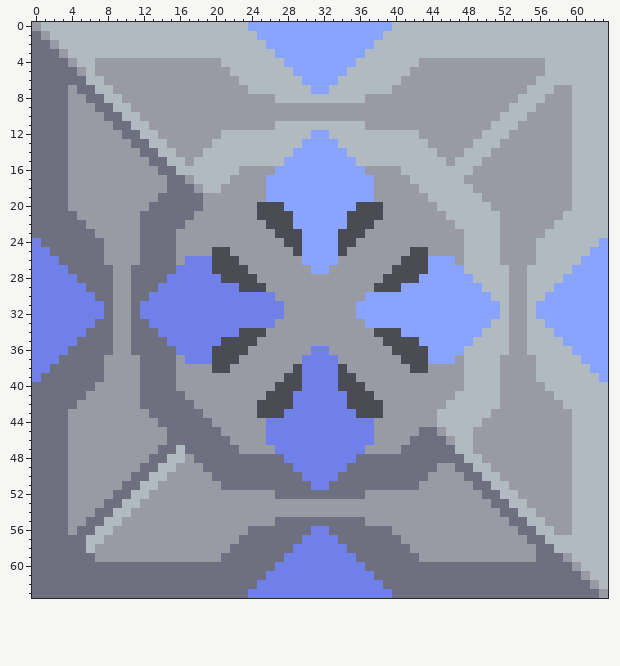
Pixel-art sprite -- sprites/blocks/production/advanced-vanilla/advanced-cryofluid-mixer.png. Above: the version before the commit.
The file is 64x64 pixels.
Once edited:
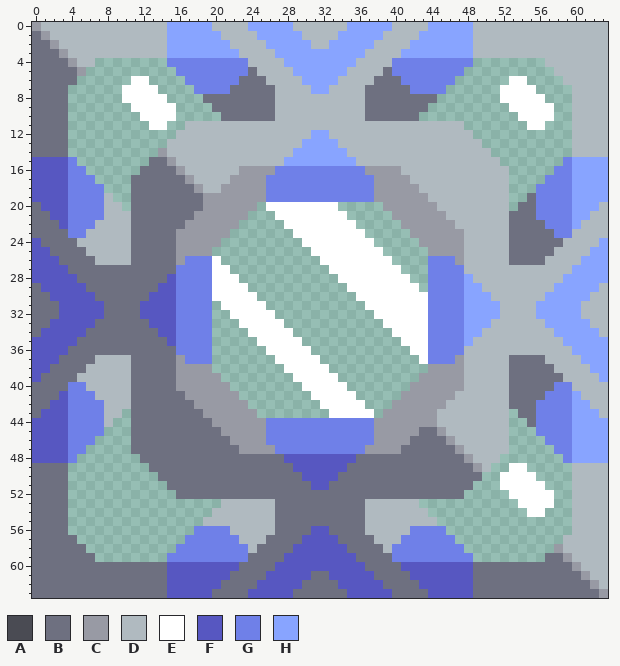
Palette (. is transparent): A #4a4b53  B #6e7080  C #989aa4  D #b0bac0  E #ffffff  F #5757c1  G #6f80e8  H #88a4ff
Edits made:
Changed rows in their new state; - is an unchanged pixel.
first column x 0:
 0 ---------------HHHHH---------DDDDDD---------HHHHH---------------
 1 ---------------HHHHHH---------DDDD---------HHHHHH---------------
 2 ---------------HHHHHHH---------DD---------HHHHHHH---------------
 3 ---------------HHHHHHHH------------------HHHHHHHH---------------
 4 -------........GGGGGGGGG----------------GGGGGGGGG........-------
 5 ------..........GGGGGGGGB--------------BGGGGGGGG..........------
 6 -----......EE....GGGGGGBBB------------BBBGGGGGG......EE....-----
 7 ----......EEEE....GGGGBBBBB----------BBBBBGGGG......EEEE....----
 8 ----......EEEEE....BBBBBBBB----------BBBBBBBB.......EEEEE...----
 9 ----.......EEEEE....BBBBBBBDDDDDDDDDDBBBBBBB.........EEEEE..----
10 ----........EEEE.....BBBBBBDDDDDDDDDDBBBBBB...........EEEE..----
11 ----.........EE..DDDDDDDDDD----------DDDDDDDDDDD.......EE...----
12 ----............DDDDD----------------------DDDDDD...........----
13 ----...........DDDDD------------------------DDDDD-..........----
14 ----..........C-DDD--------------------------DDD---.........----
15 FFFFG........--C-D----------------------------D---DD.......GHHHH
16 FFFFGG......BB--C----------GGGGGGGGGG------------DDDD.....GGHHHH
17 FFFFGGG....BBBB-----------GGGGGGGGGGGG----------DDDDD....GGGHHHH
18 FFFFGGGG...BBBB-----------GGGGGGGGGGGG-----------DDDD...GGGGHHHH
19 FFFFGGGGD..BBB------------GGGGGGGGGGGG------------DDD..BGGGGHHHH
20 -FFFGGGGDD.BB------------.EEEEEEEE.....------------DD.BBGGGGHHH-
21 --FFGGGGDDDB------------...EEEEEEEE.....------------DBBBGGGGHH--
22 ---FGGGDDDDB-----------.....EEEEEEEE.....-----------DBBBBGGGH---
23 ----GGDDDDDB----------.......EEEEEEEE.....----------DBBBBBGG----
24 F----DDDDDDB---------.........EEEEEEEE.....---------DBBBBBB-----
25 FF----DDDDDB--------...........EEEEEEEE.....--------DBBBBB------
26 FFF----DDDDB--------E...........EEEEEEEE....GGG-----DBBBB-------
27 FFFF-----BB---------EE...........EEEEEEEE...GGGG-----DD---------
28 FFFFF----BB----F----EEE...........EEEEEEEE..GGGG-----DD---------
29 BFFFFF---BB---FF----EEEE...........EEEEEEEE.GGGG-----DD--------D
30 BBFFFFF--BB--FFF----EEEEE...........EEEEEEEEGGGG-----DD-------DD
31 BBBFFFFF-BB-FFFF----.EEEEE...........EEEEEEEGGGG-----DD------DDD
32 BBBFFFFF-BB-FFFF----..EEEEE...........EEEEEEGGGG-----DD------DDD
33 BBFFFFF--BB--FFF----...EEEEE...........EEEEEGGGG-----DD-------DD
34 BFFFFF---BB---FF----....EEEEE...........EEEEGGGG-----DD--------D
35 FFFFF----BB----F----.....EEEEE...........EEEGGGG-----DD---------
36 FFFF-----BB---------......EEEEE...........EEGGGG-----DD---------
37 FFF----DDDDB--------.......EEEEE...........EGGG-----DBBBB-------
38 FF----DDDDDB--------........EEEEE...........--------DBBBBB------
39 F----DDDDDDB---------........EEEEE.........---------DBBBBBB-----
40 ----GGDDDDDB----------........EEEEE.......----------DBBBBBGG----
41 ---FGGGDDDDB-----------........EEEEE.....-----------DBBBBGGGH---
42 --FFGGGGDDDB------------........EEEEE...------------DBBBGGGGHH--
43 -FFFGGGGDD.BB------------........EEEEE.------------DD.BBGGGGHHH-
44 FFFFGGGGD..BBB------------------------------------DDD..BGGGGHHHH
45 FFFFGGGG...BBBB----------------------------------DDDD...GGGGHHHH
46 FFFFGGG....BBBB----------------------------------DDDD....GGGHHHH
47 FFFFGG.....BBB--B------------------------------C-DDDD.....GGHHHH
48 FFFFG.......B--BBB----------FFFFFFFF------------C-DD.......GHHHH
49 ----.........-BBBBB----------FFFFFF----------BB--C-..EE.....----
50 ----..........BBBBBB----------FFFF----------BBBB--..EEEE....----
51 ----...........BBBBBB----------FF----------BBBBBB...EEEEE...----
52 ----............BBBBBBBBBBB----------BBBBBBBBBBB.....EEEEE..----
53 ----.................DDDDDDBBBBBBBBBBDDDDDD...........EEEE..----
54 ----................DDDDDDDBBBBBBBBBBDDDDDDD...........EE...----
55 ----...............DDDDDDDD----------DDDDDDDD...............----
56 ----..............GGGGDDDDD----FF----DDDDDGGGG..............----
57 -----............GGGGGGDDD----FFFF----DDDGGGGGG............-----
58 ------..........GGGGGGGGD----FFFFFF----DGGGGGGGG..........C-----
59 -------........GGGGGGGGG----FFFFFFFF----GGGGGGGGG........-------
60 ---------------FFFFFFFF----FFFFFFFFFF----FFFFFFFF---------------
61 ---------------FFFFFFF----FFFFFBBFFFFF----FFFFFFF---------------
62 ---------------FFFFFF----FFFFFBBBBFFFFF----FFFFFF---------------
63 ---------------FFFFF----FFFFFBBBBBBFFFFF----FFFFF---------------
Changed places in both pictures, as pixel boxes (x1, y1, x2, y2):
changed: (32, 22, 608, 598)
